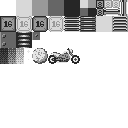
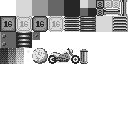
Revision of a layered 128x128 image; what changed, layer by layer:
added layer "Layer 1" above "cycle" over [80,49,88,64]
